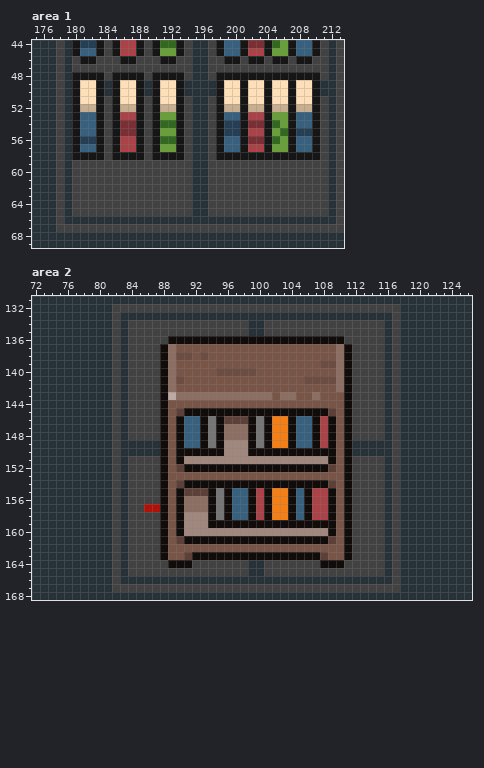
Edited in one commit: pixel-art file (works/object/object_0001.aseprite). Above is the file before it was changed.
248x200 pixels, 1 frame. Colours within 5 levels of each other are drawn and written as one. Shown: area 1: x 175..213, y 44..69; area 2: x 72..126, y 131..168.
Now the later version:
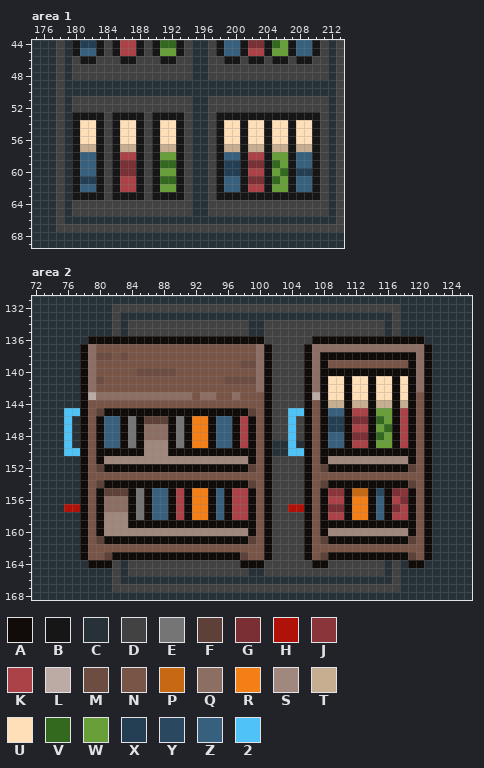
Palette (. is transparent): A #110b0a  B #161616  C #263238  D #424242  E #757575  F #5d4037  G #792f33  H #b0120a  J #8a353a  K #aa4247  L #bcaaa4  M #6d4c41  N #795548  P #c76813  Q #8d6e63  R #f57f17  S #a1887f  T #c7ae90  U #ffdfb8  V #33691e  W #689f38  X #243e53  Y #2a4961  Z #375f7e  2 #4fc3f7
Edits made:
Area 1, layer "body":
y 48: x 180..183 BBBB -> DDDD; x 185..188 BBBB -> DDDD; x 190..193 BBBB -> DDDD; x 198..210 BBBBBBBBBBBBB -> DDDDDDDDDDDDD
y 49..50: x 180..183 BUUB -> CCCC; x 185..188 BUUB -> CCCC; x 190..193 BUUB -> CCCC; x 198..210 BUUBUUBUUBUUB -> CCCCCCCCCCCCC
y 51: x 180..183 BUUB -> DDDD; x 185..188 BUUB -> DDDD; x 190..193 BUUB -> DDDD; x 198..210 BUUBUUBUUBUUB -> DDDDDDDDDDDDD
y 52: x 180..183 BTTB -> DDDD; x 185..188 BTTB -> DDDD; x 190..193 BTTB -> DDDD; x 198..210 BTTBTTBTTBTTB -> DDDDDDDDDDDDD
y 53: x 181..182 ZZ -> BB; x 186..187 KK -> BB; x 191..192 WW -> BB; x 199..200 ZZ -> BB; x 202..203 KK -> BB; x 205..206 WW -> BB; x 208..209 ZZ -> BB
y 54: x 181..182 ZZ -> UU; x 186..187 GG -> UU; x 191..192 VV -> UU; x 199..200 XX -> UU; x 202..203 GG -> UU; x 205..206 VW -> UU; x 208..209 ZZ -> UU
y 55: x 181..182 ZZ -> UU; x 186..187 GG -> UU; x 191..192 WW -> UU; x 199..200 XX -> UU; x 202..203 KK -> UU; x 205..206 WV -> UU; x 208..209 XX -> UU
y 56: x 181..182 XX -> UU; x 186..187 KK -> UU; x 191..192 VV -> UU; x 199..200 ZZ -> UU; x 202..203 GG -> UU; x 205..206 VW -> UU; x 208..209 ZZ -> UU
y 57: x 181..182 ZZ -> TT; x 186..187 KK -> TT; x 191..192 WW -> TT; x 199..200 ZZ -> TT; x 202..203 KK -> TT; x 205..206 WW -> TT; x 208..209 ZZ -> TT
y 58: x 181..182 BB -> ZZ; x 186..187 BB -> KK; x 191..192 BB -> WW; x 199..200 BB -> ZZ; x 202..203 BB -> KK; x 205..206 BB -> WW; x 208..209 BB -> ZZ
y 59: x 180..183 DDDD -> BZZB; x 185..188 DDDD -> BGGB; x 190..193 DDDD -> BVVB; x 198..210 DDDDDDDDDDDDD -> BXXBGGBVWBZZB
y 60: x 180..183 DDDD -> BZZB; x 185..188 DDDD -> BGGB; x 190..193 DDDD -> BWWB; x 198..210 DDDDDDDDDDDDD -> BXXBKKBWVBXXB
y 61: x 180..183 DDDD -> BXXB; x 185..188 DDDD -> BKKB; x 190..193 DDDD -> BVVB; x 198..210 DDDDDDDDDDDDD -> BZZBGGBVWBZZB
y 62: x 180..183 DDDD -> BZZB; x 185..188 DDDD -> BKKB; x 190..193 DDDD -> BWWB; x 198..210 DDDDDDDDDDDDD -> BZZBKKBWWBZZB
y 63: x 180..183 DDDD -> BBBB; x 185..188 DDDD -> BBBB; x 190..193 DDDD -> BBBB; x 198..210 DDDDDDDDDDDDD -> BBBBBBBBBBBBB
Area 2, layer "body":
y 136: x 79..88 CCCDCDDDDD -> AAAAAAAAAA; x 101..106 AAAAAA -> DDDDDD; x 111..120 DDDDDCDCCC -> AAAAAAAAAA
y 137: x 78..89 CCCCDCDDDDAQ -> AQNNNNNNNNNN; x 100..109 NNNNNNNNNN -> QADDDDAQQQ; x 111..121 ADDDDCDCCCC -> QQQQQQQQQQA
y 138: x 78..91 CCCCDCDDDDAQMM -> AQMMNMNNNNNNNN; x 93 M -> N; x 100..110 NNNNNNNNNNQ -> QADDDDAQAAA; x 112..121 DDDDCDCCCC -> AAAAAAAAQA
y 139: x 78..89 CCCCDCDDDDAQ -> AQNNNNNNNNNN; x 98..121 NNNNNNNNNNMMQADDDDCDCCCC -> MMQADDDDAQANNNNNNNNNNAQA
y 140: x 78..89 CCCCDCDDDDAQ -> AQNNNNNMMMMM; x 95..110 MMMMMNNNNNNNNNNQ -> NNNNNQADDDDAQAAA; x 112..121 DDDDCDCCCC -> AAAAAAAAQA
y 141: x 78..90 CCCCDCDDDDAQM -> AQMNNNNNNNNNN; x 96..110 NNNNNNNNNNMMMMQ -> MMMMQADDDDAQAUU; x 112..121 DDDDCDCCCC -> UUAUUAUAQA
y 142: x 78..89 CCCCDCDDDDAQ -> AQNNNNNNNNNN; x 100..110 NNNNNNNNNNQ -> QADDDDAQAUU; x 112..121 DDDDCDCCCC -> UUAUUAUAQA
y 143: x 78..89 CCCCDCDDDDAL -> ALQQQQQQQQQQ; x 92 Q -> N; x 95..96 QQ -> NN; x 98..110 QQQQNQQNNQNNN -> NNNADDDDALAUU; x 112..121 DDDDCDCCCC -> UUAUUAUANA
y 144: x 78..88 CCCCDCDDDDA -> ANNNNNNNNNN; x 101..106 NNNNNN -> ADDDDA; x 108..110 NNN -> ATT; x 112..121 DDDDCDCCCC -> TTATTATANA
y 145: x 76..87 CCCCCCDCDDDD -> 22ANFAAAAAAA; x 89..90 NF -> AA; x 99..100 AA -> FN; x 102..105 AAAA -> DD22; x 107 A -> N; x 109..110 FN -> ZZ; x 112..121 DDDDCDCCCC -> KKAWWAKANA
y 146: x 76 C -> 2; x 78..98 CCCCDCDDDDANAZZAEAFFF -> ANAZZAEAFFFAEARRAZZAK; x 100 E -> N; x 102..110 RRAZZAKAN -> DD2DANAXX; x 112..121 DDDDCDCCCC -> GGAVWAKANA
y 147: x 76 C -> 2; x 78..98 CCCCDCDDDDANAZZAEAQQQ -> ANAZZAEAQQQAEARRAZZAK; x 100 E -> N; x 102..110 RRAZZAKAN -> DD2DANAXX; x 112..121 DDDDCDCCCC -> KKAWVAKANA
y 148: x 76 C -> 2; x 78..98 CCCCDCDDDDANAZZAEAQQQ -> ANAZZAEAQQQAEARRAZZAK; x 100 E -> N; x 102..110 RRAZZAKAN -> DD2DANAZZ; x 112..121 DDDDCDCCCC -> GGAVWAKANA
y 149: x 76 C -> 2; x 78..98 CCCCDCCCCCANAZZAEASSS -> ANAZZAEASSSAEARRAZZAK; x 100 E -> N; x 102..110 RRAZZAKAN -> CC2CANAZZ; x 112..121 CCCCCDCCCC -> KKAWWAKANA
y 150: x 76..89 CCCCCCDCCCCCAN -> 22ANAAAAAASSSA; x 96..98 SSS -> AAA; x 100 A -> N; x 102..105 AAAA -> CC22; x 107 A -> N; x 110 N -> A; x 112..121 CCCCCDCCCC -> AAAAAAAANA
y 151: x 78..90 CCCCDCDDDDANA -> ANASSSSSSSSSS; x 99..121 SSSSSSSSSSANADDDDCDCCCC -> ANADDDDANASSSSSSSSSSANA
y 152: x 78..87 CCCCDCDDDD -> ANFAAAAAAA; x 89..90 NF -> AA; x 99..100 AA -> FN; x 102..105 AAAA -> DDDD; x 107..110 AAFN -> NFAA; x 112..121 DDDDCDCCCC -> AAAAAAAFNA
y 153: x 78..88 CCCCDCDDDDA -> ANNNNNNNNNN; x 101..106 NNNNNN -> ADDDDA; x 111..121 ADDDDCDCCCC -> NNNNNNNNNNA
y 154: x 78..87 CCCCDCDDDD -> ANFAAAAAAA; x 89..90 NF -> AA; x 99..100 AA -> FN; x 102..105 AAAA -> DDDD; x 107..110 AAFN -> NFAA; x 112..121 DDDDCDCCCC -> AAAAAAAFNA
y 155: x 78..93 CCCCDCDDDDANAFFF -> ANAFFFAEAZZAKARR; x 95 E -> Z; x 97..98 ZZ -> KK; x 100 K -> N; x 102..105 RRAZ -> DDDD; x 107..110 KKAN -> NAJJ; x 112..121 DDDDCDCCCC -> PPAYAGJANA
y 156: x 78..93 CCCCDCDDDDANAQQQ -> ANAQQQAEAZZAKARR; x 95 E -> Z; x 97..98 ZZ -> KK; x 100 K -> N; x 102..105 RRAZ -> DDDD; x 107..110 KKAN -> NAKK; x 112..121 DDDDCDCCCC -> RRAZAKGANA
y 157: x 76..93 CCCCCCDCDDHHANAQQQ -> HHANAQQQAEAZZAKARR; x 95 E -> Z; x 97..98 ZZ -> KK; x 100 K -> N; x 102..105 RRAZ -> DDHH; x 107..110 KKAN -> NAGG; x 112..121 DDDDCDCCCC -> RRAZAGKANA
y 158: x 78..93 CCCCDCDDDDANASSS -> ANASSSAEAZZAKARR; x 95 E -> Z; x 97..98 ZZ -> KK; x 100 K -> N; x 102..105 RRAZ -> DDDD; x 107..110 KKAN -> NAKK; x 112..121 DDDDCDCCCC -> RRAZAKKANA
y 159: x 78..87 CCCCDCDDDD -> ANASSSAAAA; x 89 N -> A; x 91..93 SSS -> AAA; x 100 A -> N; x 102..105 AAAA -> DDDD; x 107 A -> N; x 110 N -> A; x 112..121 DDDDCDCCCC -> AAAAAAAANA
y 160: x 78..90 CCCCDCDDDDANA -> ANASSSSSSSSSS; x 99..121 SSSSSSSSSSANADDDDCDCCCC -> ANADDDDANASSSSSSSSSSANA
y 161: x 78..87 CCCCDCDDDD -> ANFAAAAAAA; x 89..90 NF -> AA; x 99..100 AA -> FN; x 102..105 AAAA -> DDDD; x 107..110 AAFN -> NFAA; x 112..121 DDDDCDCCCC -> AAAAAAAFNA
y 162: x 78..88 CCCCDCDDDDA -> ANNNNNNNNNN; x 101..106 NNNNNN -> ADDDDA; x 111..121 ADDDDCDCCCC -> NNNNNNNNNNA
y 163: x 78..87 CCCCDCDDDD -> ANNFAAAAAA; x 89..91 NNF -> AAA; x 98..100 AAA -> FNN; x 102..105 AAAA -> DDDD; x 107 A -> N; x 109..110 NN -> AA; x 112..121 DDDDCDCCCC -> AAAAAAAFNA
y 164: x 79..81 CCC -> AAA; x 89..91 AAA -> DDD; x 98..100 DCC -> AAA; x 107 D -> A; x 109..110 AA -> DD; x 119..120 CC -> AA
Changed places in both pictures, as pixel boxes (x1, y1, x2, y2):
changed: (72, 72, 320, 200)
changed: (64, 336, 432, 568)
